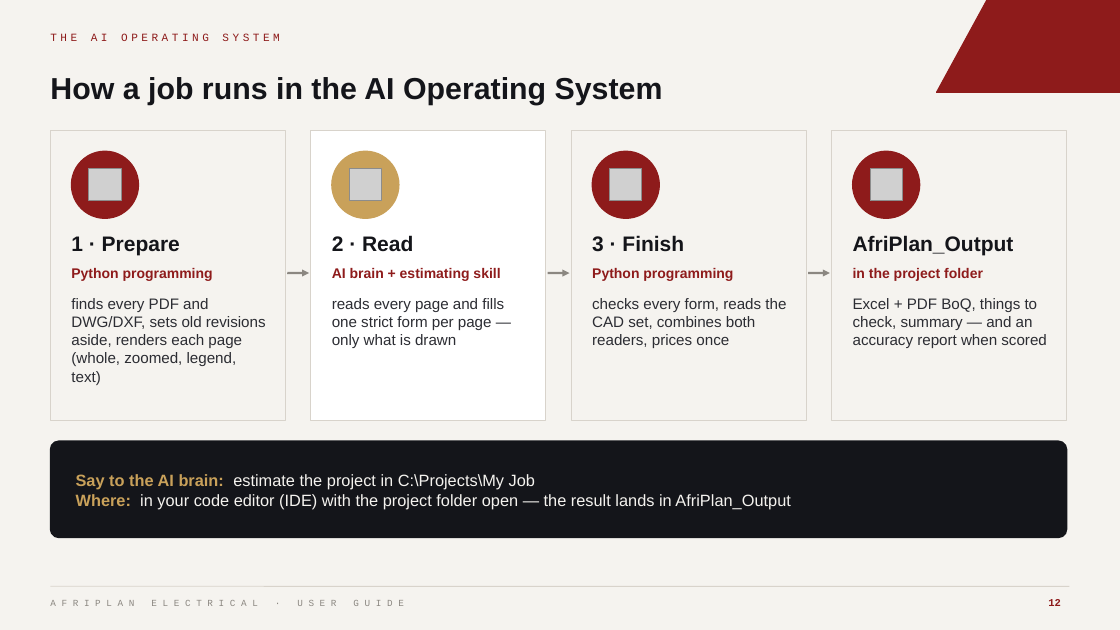
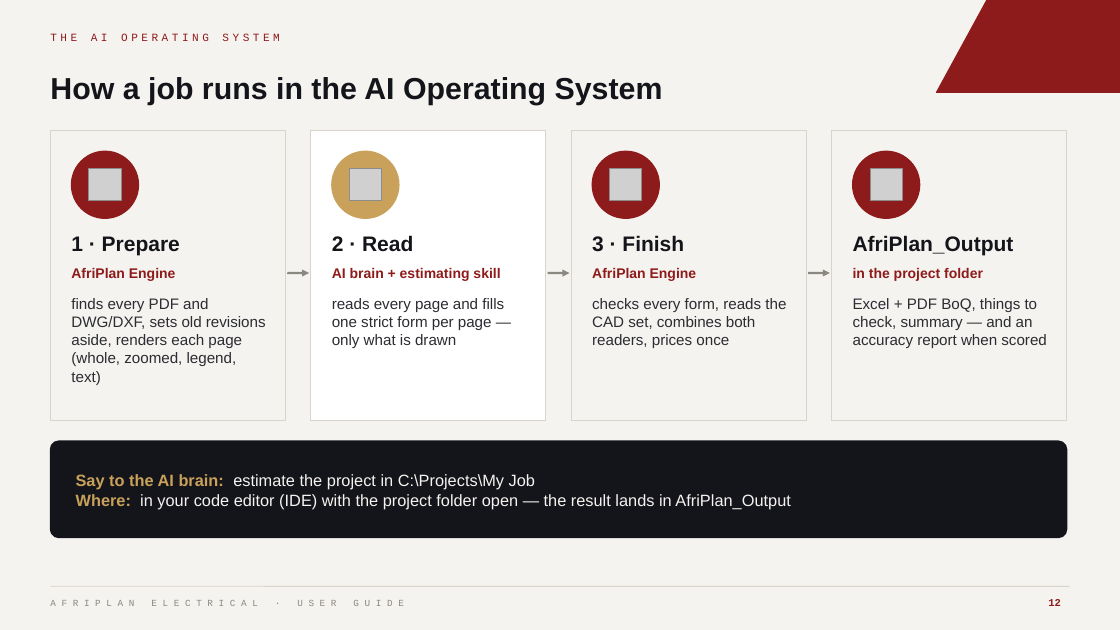
Before and after one commit to Jonathan-Lukwichi/afriplan-ai, a slide deck: slide 12 of docs/presentation/AfriPlan_User_Guide.pptx. Drawn at 1120x630 pixels with LibreOffice and Linux fonts; fonts in the diff are those of the drawing; grey boxes stand for pictures. Boxes give left, top, right and bottom in pixels: in the first picture for what was removed or moved away, otherwise in the second. Text is boxed around its words. In the diff, an @@ line names an element or a change of style, - is before the commit and + after.

```diff
--- a/docs/presentation/AfriPlan_User_Guide.pptx
+++ b/docs/presentation/AfriPlan_User_Guide.pptx
@@ text at box(71, 268, 176, 281): text changed @@
-Python programming
+AfriPlan Engine
@@ text at box(592, 268, 697, 281): text changed @@
-Python programming
+AfriPlan Engine
```
Also in this commit, not shown: 1 other slide changed.
